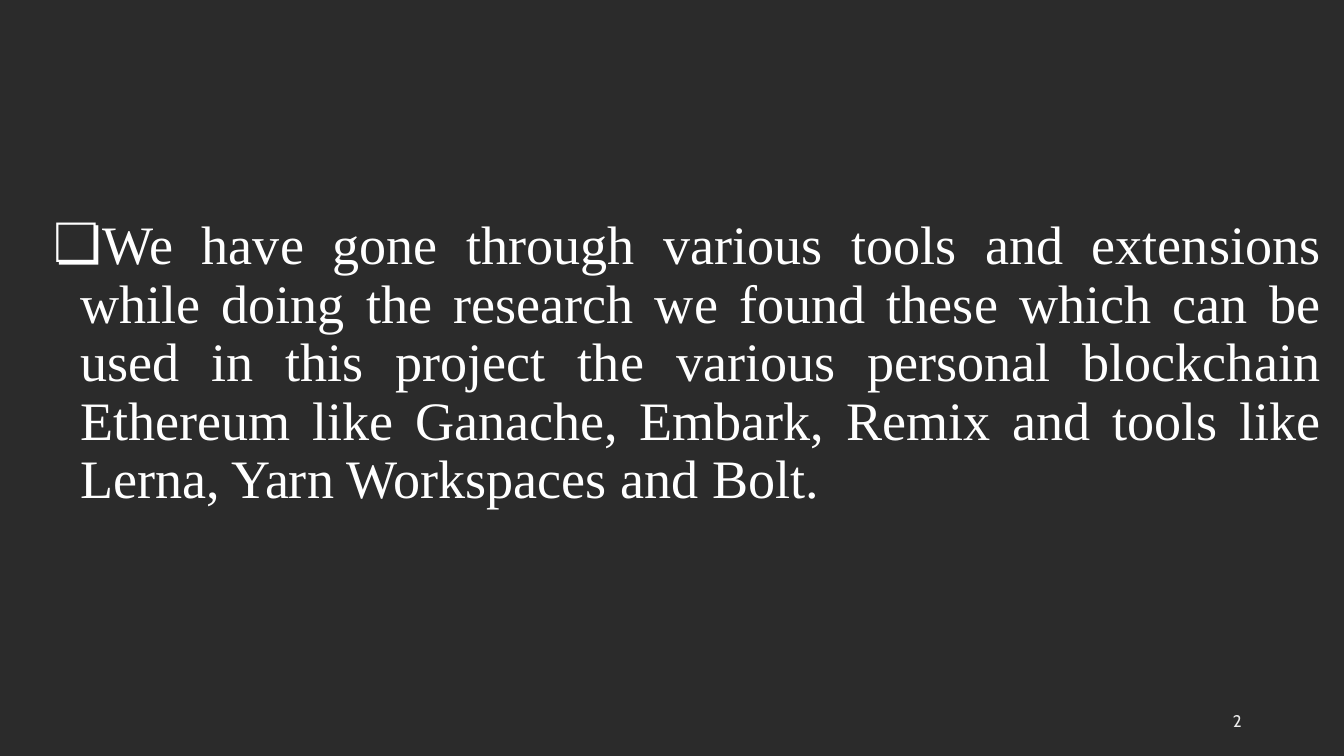
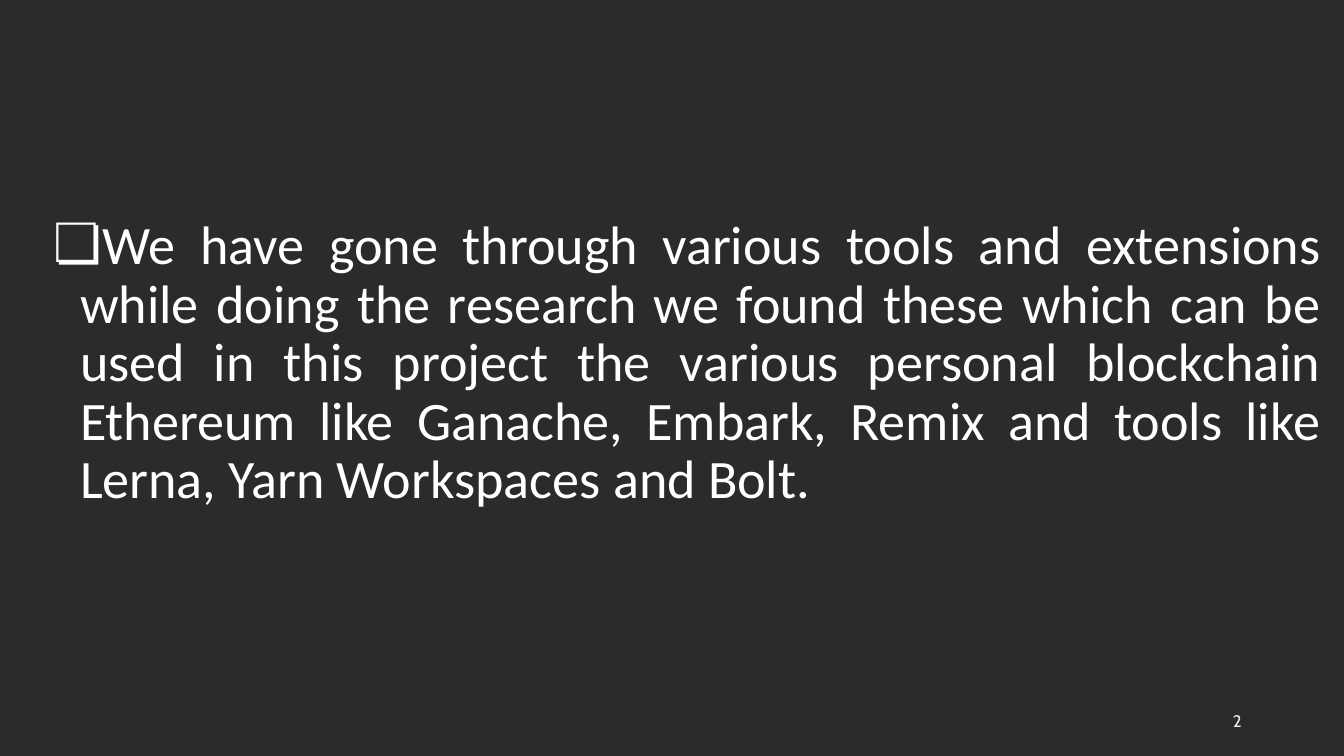
Before and after one commit to saicharan1248/CSE_6324_team_project, a slide deck: slide 2 of Iteration_1/iteration_1.pptx. Drawn at 1344x756 pixels with LibreOffice and Linux fonts; fonts in the diff are those of the drawing; background and template pictures are left out; a plain dark background stands for a picture behind light text. Boxes give left, top, right and bottom in pixels: in the first picture for what was removed or moved away, otherwise in the second. Text is boxed around its words. In the diff, an @@ line names an element or a change of style, - is before the commit and + after.

```diff
--- a/Iteration_1/iteration_1.pptx
+++ b/Iteration_1/iteration_1.pptx
@@ title "We have gone through various ..." at (80, 226, 1321, 507): font Times New Roman to Calibri @@
```
Also in this commit, not shown: 13 other slides changed.
